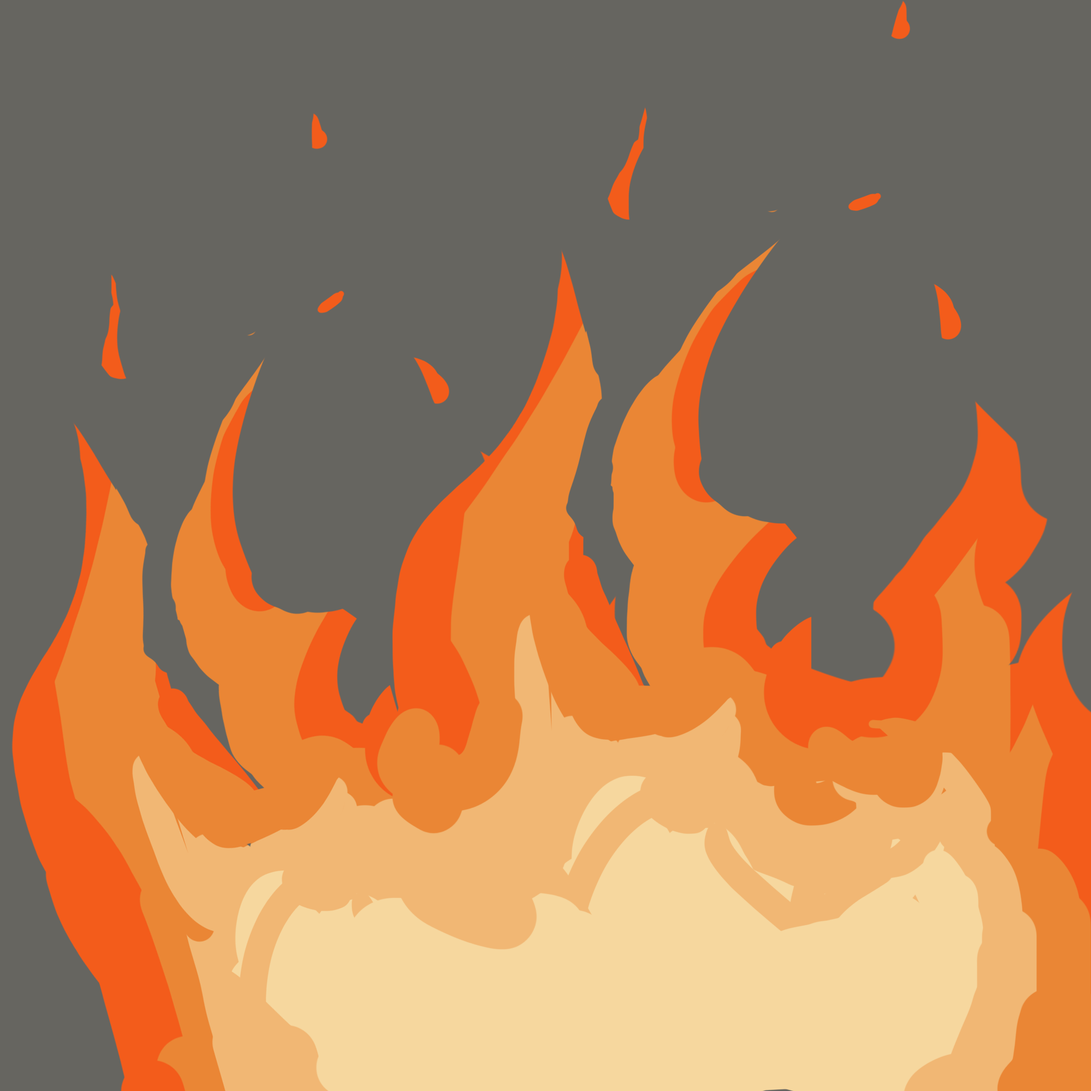
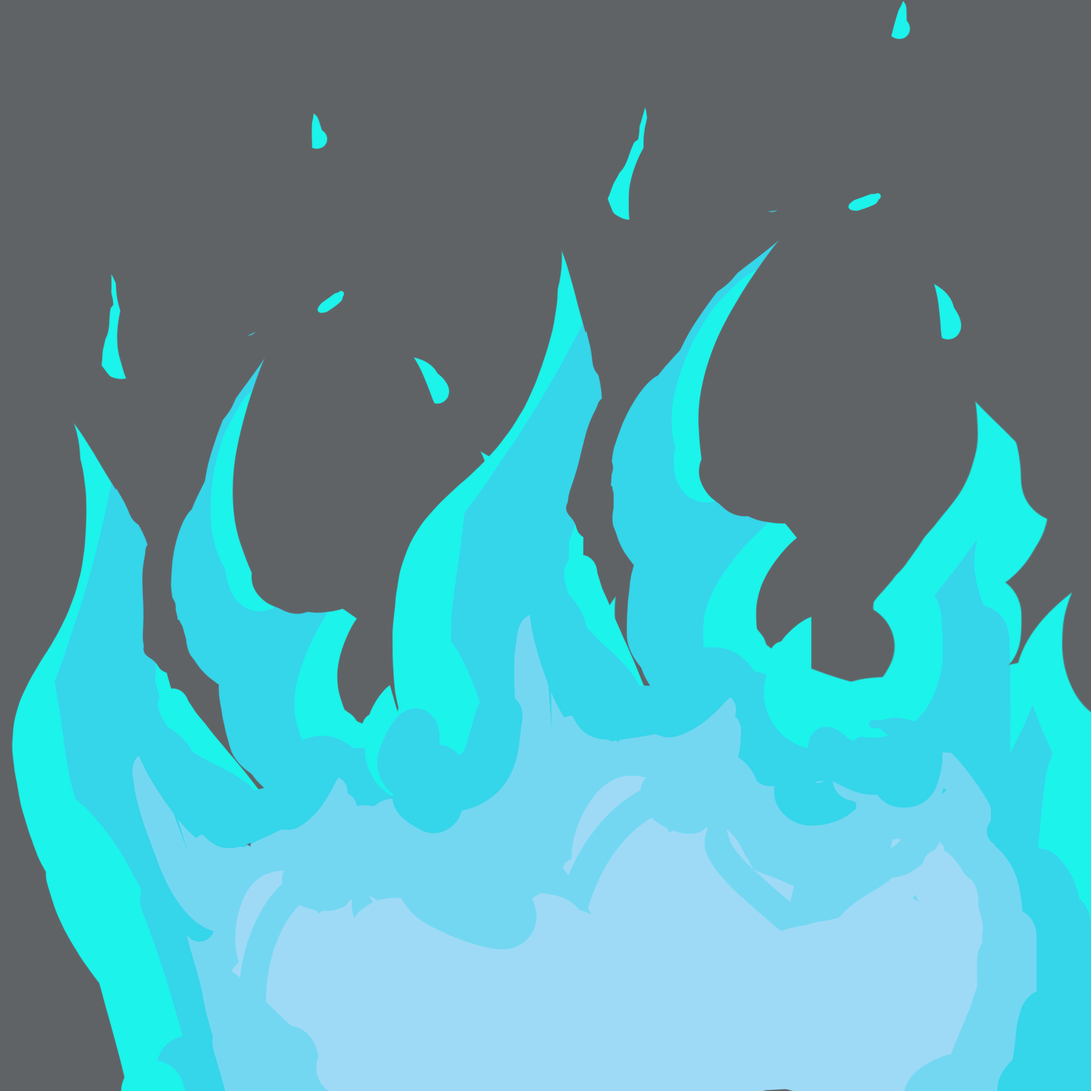
Two versions of the same layered image (w=1091, h=1091). Layer-by-layer changes:
pixels changed over [0,0,1091,1091] (layer not identified)
